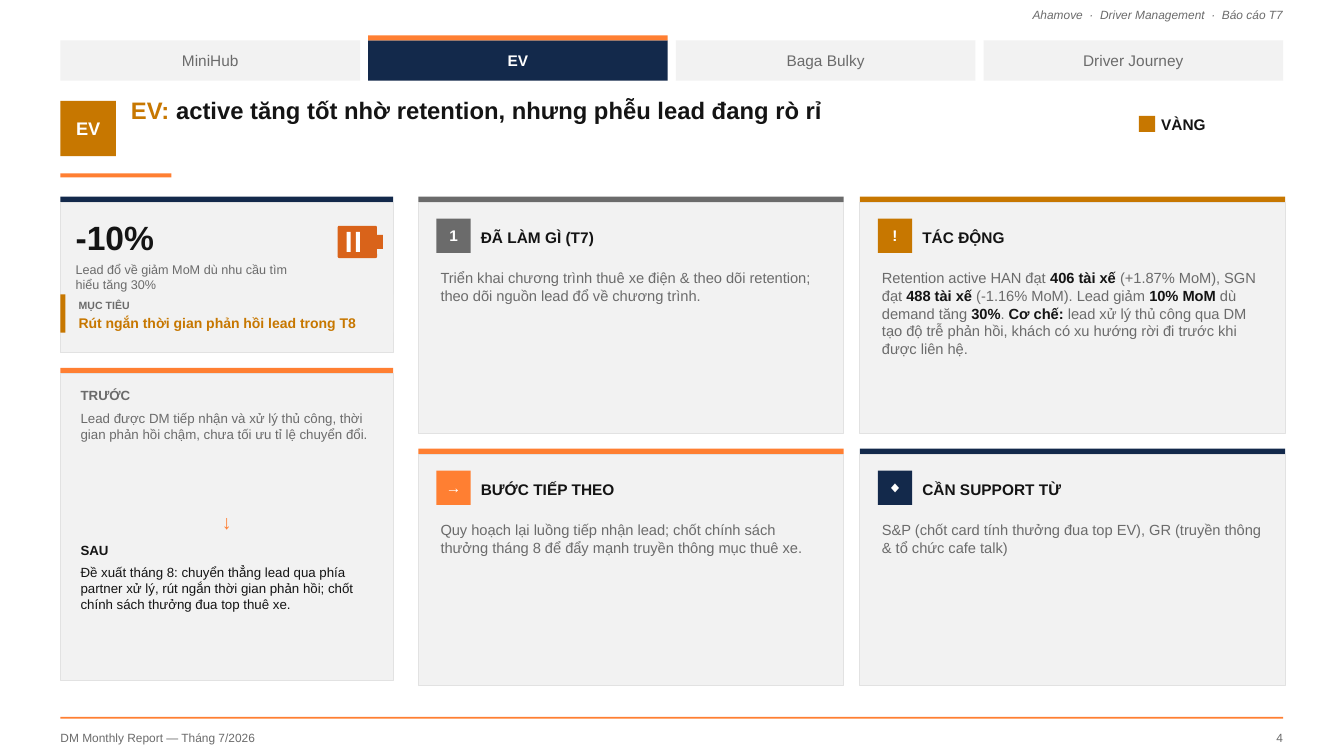
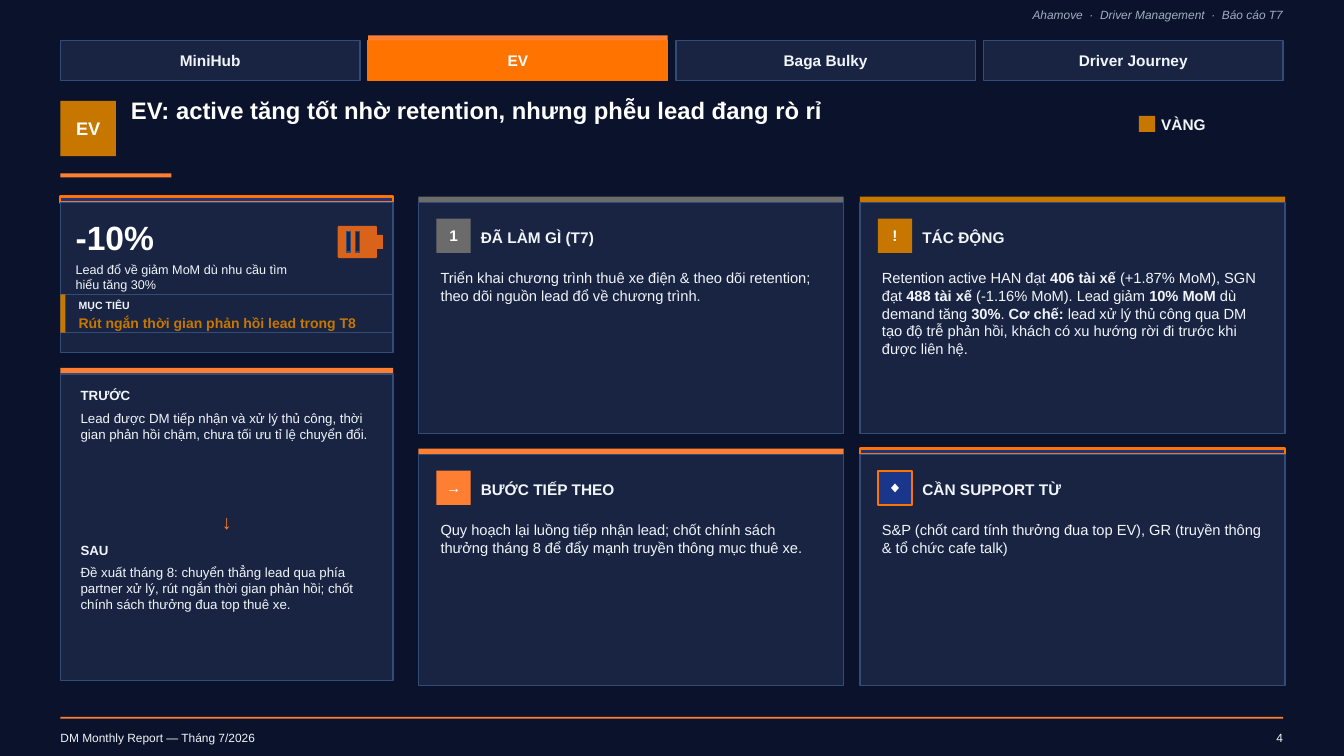
Before and after one commit to Khanhsnef/pulucowork, a slide deck: slide 5 of Data sources/BaoCao_ThangDM_T7_Core_v7_1.pptx. Drawn at 1344x756 pixels with LibreOffice and Linux fonts; fonts in the diff are those of the drawing. Boxes give left, top, right and bottom in pixels: in the first picture for what was removed or moved away, otherwise in the second. Text is boxed around its words. In the diff, an @@ line names an element or a change of style, - is before the commit and + after.

```diff
--- a/Data sources/BaoCao_ThangDM_T7_Core_v7_1.pptx
+++ b/Data sources/BaoCao_ThangDM_T7_Core_v7_1.pptx
@@ background #FFFFFF to #0B132C @@
@@ text "Ahamove · Driver Management · ..." at bbox=[1033, 10, 1283, 22]: text colour #6B6B6B to #A0AEC0 @@
@@ rectangle at bbox=[368, 40, 667, 81]: fill #13294B to #FF7300; outline none to #FF7300 1 pt @@
@@ text colour #6B6B6B to #F1F5F9, bold on in 3 elements at bbox=[180, 55, 241, 66], bbox=[784, 55, 868, 70], bbox=[1079, 55, 1188, 69] @@
@@ text "EV: active tăng tốt nhờ ..." at bbox=[131, 100, 822, 124]: text colour #C77700 to #FFFFFF in "EV:"; text colour #141414 to #FFFFFF @@
@@ text "-10%" at bbox=[76, 226, 154, 251]: text colour #141414 to #FFFFFF @@
@@ rectangle at bbox=[347, 232, 351, 252]: fill #FFFFFF to #182442; outline none to #324B78 1 pt @@
@@ rectangle at bbox=[356, 232, 360, 252]: fill #FFFFFF to #182442; outline none to #324B78 1 pt @@
@@ text "Retention active HAN đạt 406 ..." at bbox=[882, 272, 1256, 357]: text colour #6B6B6B to #F1F5F9 in "Retention active HAN đạt (+1.87% MoM), SGN ..."; text colour #141414 to #F1F5F9 in "406 tài xế 488 tài xế 10% ..." @@
@@ fill #F2F2F2 to #182442; outline none to #324B78 1 pt in 4 elements at bbox=[60, 40, 360, 81], bbox=[677, 40, 976, 81], bbox=[984, 40, 1284, 81], bbox=[60, 294, 393, 333] @@
@@ fill #F2F2F2 to #182442; outline #E2E2E2 0.75 pt to #324B78 1 pt in 6 elements at bbox=[60, 203, 393, 353], bbox=[60, 374, 393, 681], bbox=[418, 203, 844, 434], bbox=[860, 203, 1286, 434], bbox=[418, 455, 844, 686], bbox=[860, 455, 1286, 686] @@
@@ fill #13294B to #1A368A; outline none to #FF7300 1.5 pt in 3 elements at bbox=[60, 197, 393, 203], bbox=[860, 449, 1286, 455], bbox=[878, 471, 912, 505] @@
@@ text colour #141414 to #F1F5F9 in 7 elements at bbox=[1161, 117, 1206, 130], bbox=[81, 545, 109, 555], bbox=[81, 567, 353, 612], bbox=[481, 230, 594, 246], bbox=[922, 230, 1004, 246], bbox=[481, 482, 615, 495], bbox=[922, 482, 1061, 495] @@
@@ text colour #6B6B6B to #F1F5F9 in 9 elements at bbox=[76, 264, 288, 292], bbox=[79, 301, 130, 311], bbox=[81, 390, 131, 400], bbox=[81, 413, 367, 442], bbox=[441, 272, 811, 304], bbox=[441, 524, 802, 556], bbox=[882, 524, 1262, 556], bbox=[60, 733, 254, 745], bbox=[1276, 734, 1283, 742] @@
```
Also in this commit, not shown: 10 other slides changed, 40 other files.
